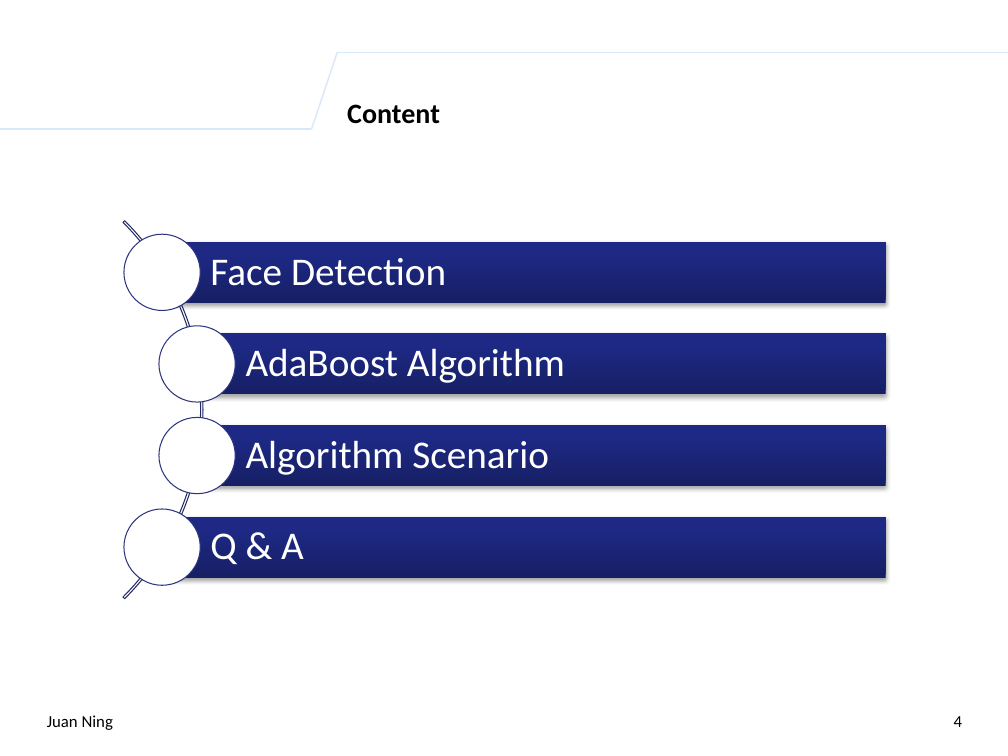
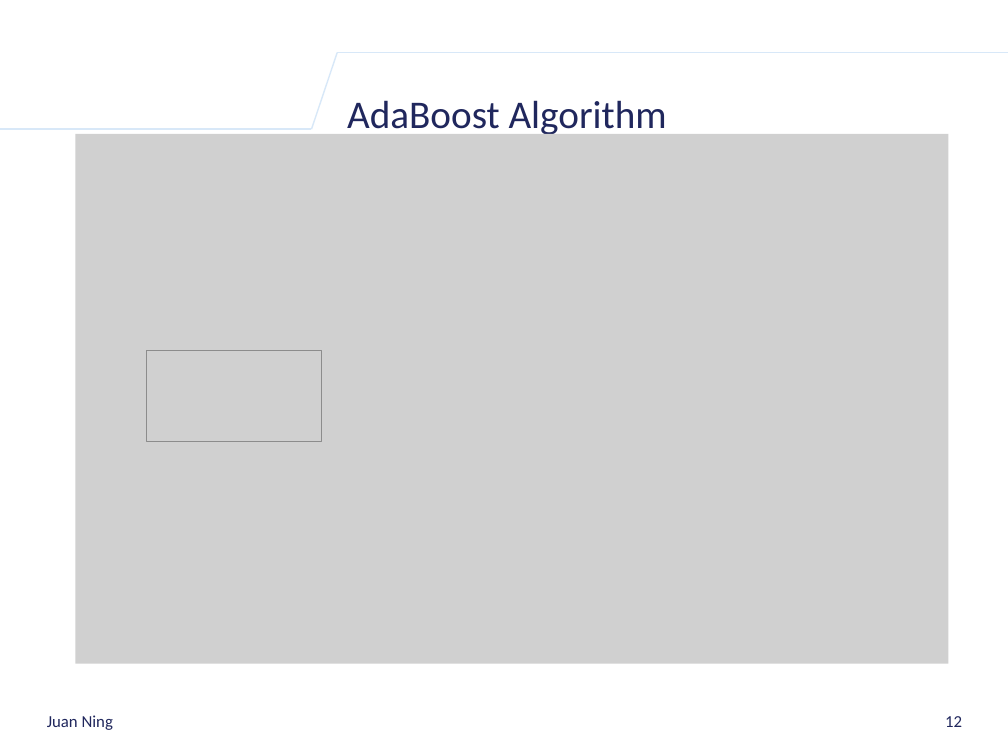
Before and after one commit to k-ning/SHARING, a slide deck: slide 12 of AdaBoost_Algorithm_Presentation.pptx (slide 4 before the commit). Drawn at 1008x756 pixels with LibreOffice and Linux fonts; fonts in the diff are those of the drawing; grey boxes stand for pictures; background and template pictures are left out. Boxes give left, top, right and bottom in pixels: in the first picture for what was removed or moved away, otherwise in the second. Text is boxed around its words. In the diff, an @@ line names an element or a change of style, - is before the commit and + after.

```diff
--- a/AdaBoost_Algorithm_Presentation.pptx
+++ b/AdaBoost_Algorithm_Presentation.pptx
@@ title "AdaBoost Algorithm": place and size @@
-title "AdaBoost Algorithm" at box(246, 348, 565, 383)
+title "AdaBoost Algorithm" at box(347, 100, 667, 138)
@@ title "AdaBoost Algorithm" at box(347, 100, 667, 138): text colour #FFFFFF to #20275D; line spacing 0.9 to 1; less space between paragraphs @@
@@ title removed at box(347, 104, 440, 124) @@
-Content
@@ picture added at box(76, 134, 949, 664) @@
@@ picture added at box(147, 351, 322, 442) @@
@@ group removed at box(0, 142, 886, 676): 4 rectangles, 4 ellipses, 3 texts, 1 arch (boxed as its full ring) @@
-Face Detection
-Algorithm Scenario
-Q & A
@@ text "Juan Ning" at box(47, 715, 113, 730): text colour #000000 to #20275D @@
@@ page number at box(945, 716, 962, 727): text changed; text colour #000000 to #20275D @@
-4
+12
```
Also in this commit, not shown: 7 other slides changed, 8 slides added, 1 slide removed.
